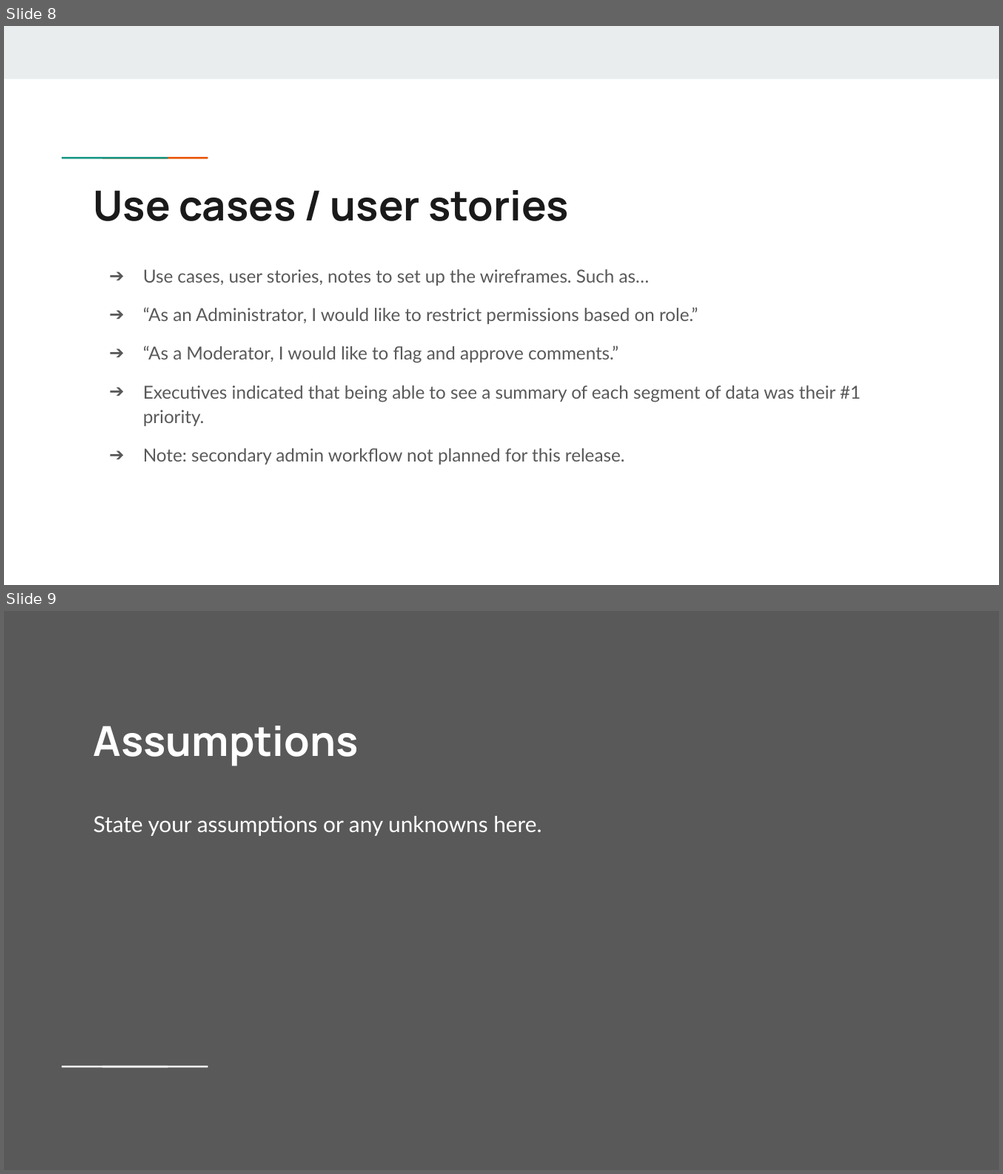
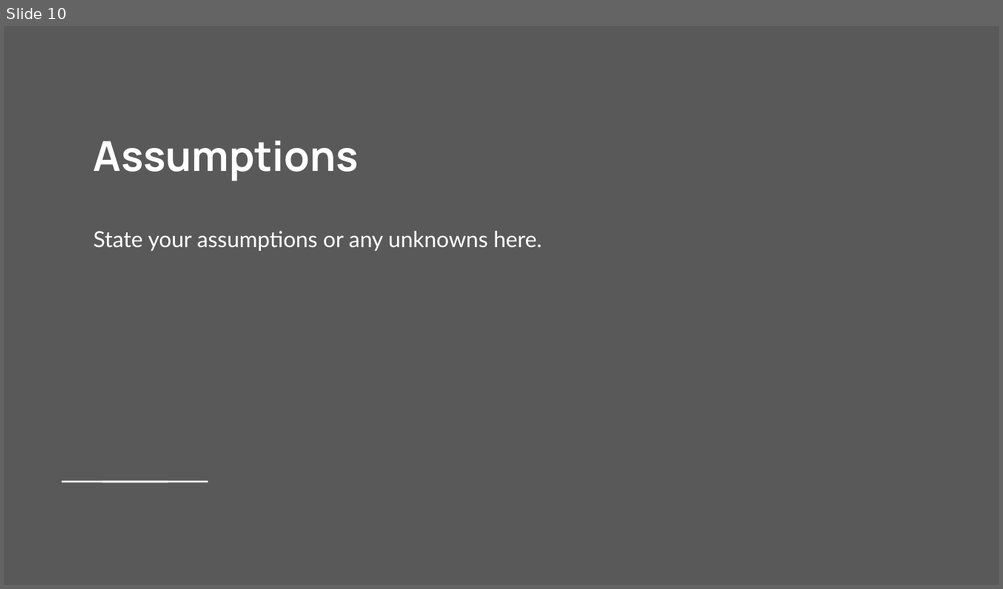
Before and after one commit to Jarney903/Red-ProjectHub, a slide deck: Presentation/Presentation1.pptx. Shown one above the other, each under a label of ours: slides 8 and 9 before the commit, slide 10 after it. The pictures are 1003x1174 and 1003x589 pixels, drawn with LibreOffice and Linux fonts; fonts in the diff are those of the drawing. Boxes give left, top, right and bottom in pixels: in the first picture for what was removed or moved away, otherwise in the second. Text is boxed around its words. In the diff, an @@ line names an element or a change of style, - is before the commit and + after.

```diff
--- a/Presentation/Presentation1.pptx
+++ b/Presentation/Presentation1.pptx
@@ slide 8 removed at (x1=4, y1=26, x2=999, y2=585), background #FFFFFF @@
@@ rectangle removed at (x1=4, y1=26, x2=999, y2=79) @@
@@ rectangle removed at (x1=94, y1=156, x2=135, y2=160) @@
@@ rectangle removed at (x1=134, y1=156, x2=175, y2=160) @@
@@ title removed at (x1=94, y1=190, x2=569, y2=221) @@
-Use cases / user stories
@@ text removed at (x1=143, y1=269, x2=860, y2=465) @@
-➔ Use cases, user stories, notes to set up the wireframes. Such as…
-➔ “As an Administrator, I would like to restrict permissions based on role.”
-➔ “As a Moderator, I would like to flag and approve comments.”
-➔ Executives indicated that being able to see a summary of each segment of data was their #1 priority.
-➔ Note: secondary admin workflow not planned for this release.
@@ what was slide 9 is now slide 10 @@
```
Also in this commit, not shown: 6 slides added, 4 other slides removed.
